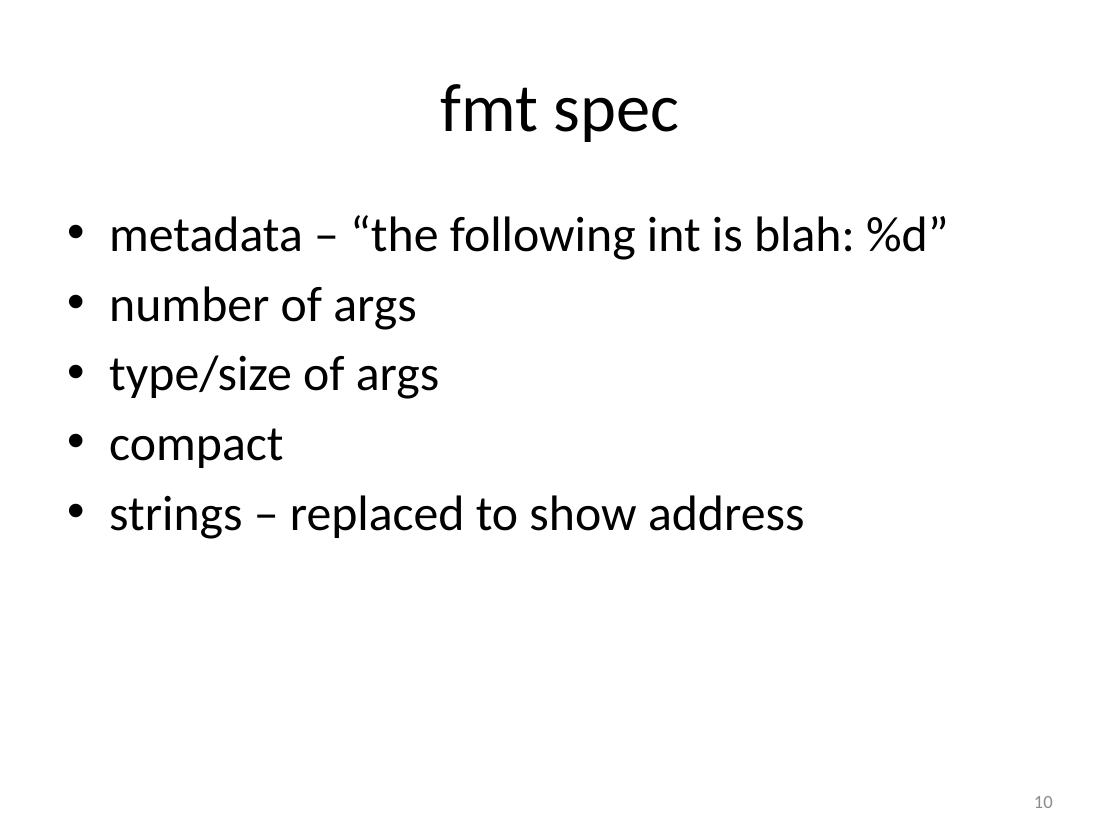
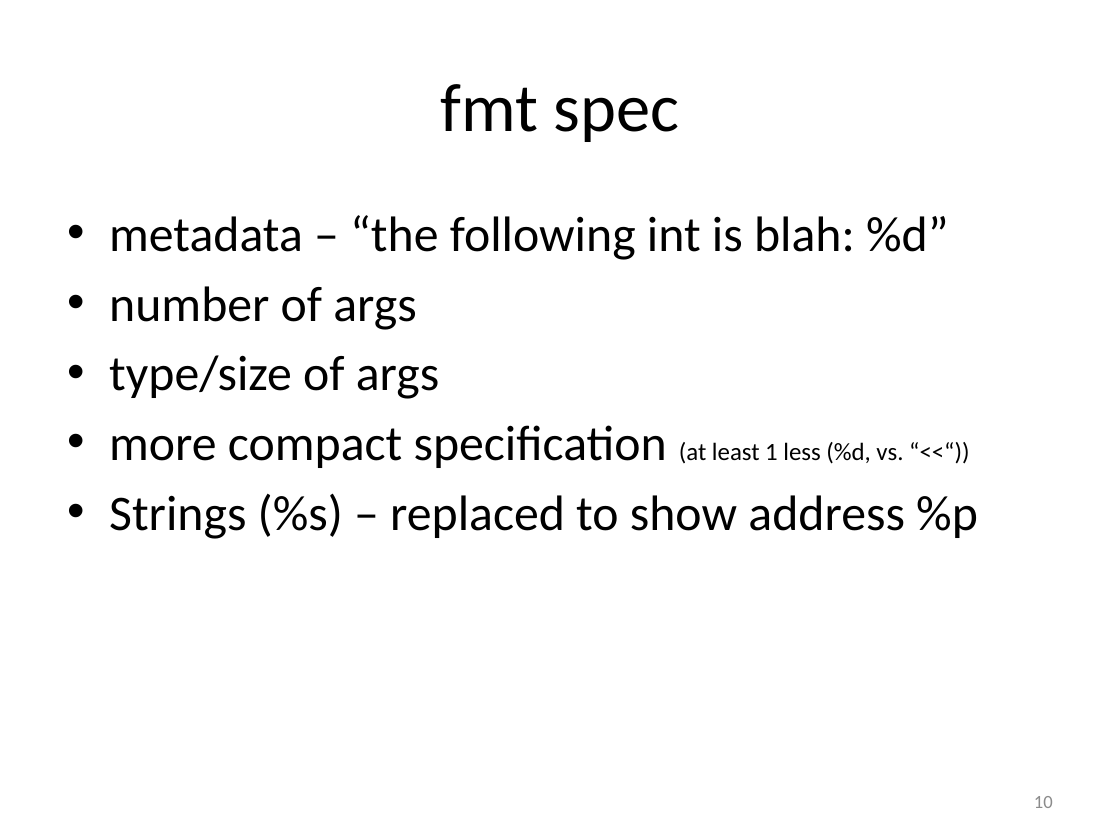
Before and after one commit to art-daq/trace, a slide deck: slide 10 of trace/doc/trace.pptx. Drawn at 1120x840 pixels with LibreOffice and Linux fonts; fonts in the diff are those of the drawing. Boxes give left, top, right and bottom in pixels: in the first picture for what was removed or moved away, otherwise in the second. Text is boxed around its words. In the diff, an @@ line names an element or a change of style, - is before the commit and + after.

```diff
--- a/trace/doc/trace.pptx
+++ b/trace/doc/trace.pptx
@@ text at (x1=109, y1=425, x2=978, y2=539): text changed @@
-• compact
-• strings – replaced to show address
+• more compact specification (at least 1 less (%d, vs. “<<“))
+• Strings (%s) – replaced to show address %p
```
Also in this commit, not shown: 7 other slides changed.
